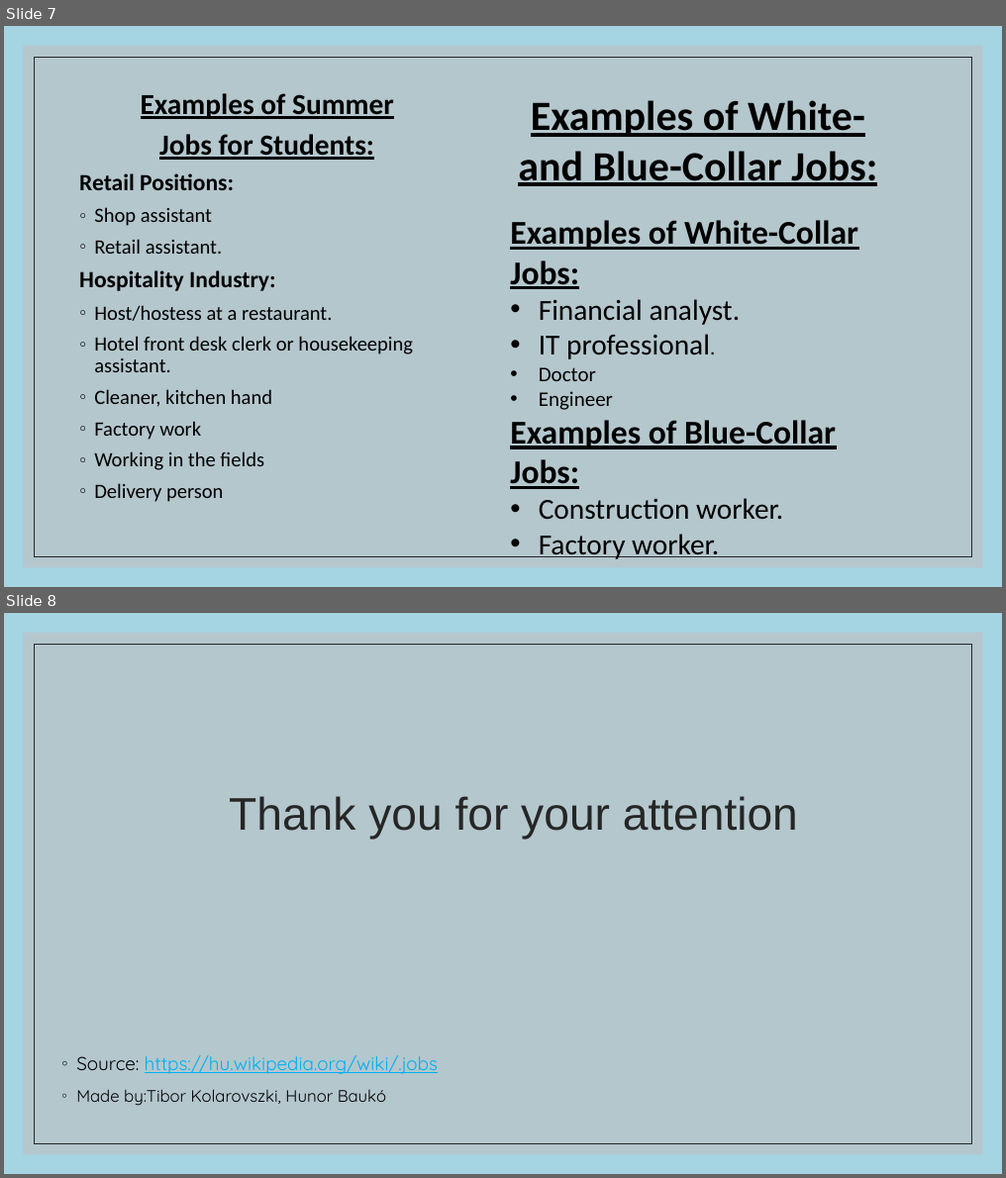
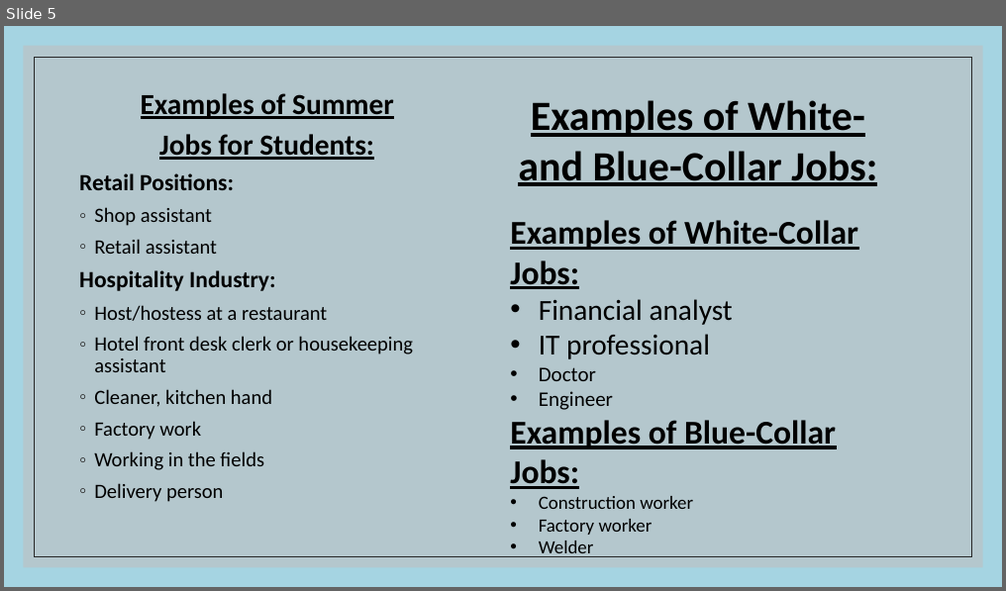
Before and after one commit to Palacsinta002/12.C_Erettsegi, a slide deck: Angol/jobs_KT_BH_Angol_2_ppt.pptx. Shown one above the other, each under a label of ours: slides 7 and 8 before the commit, slide 5 after it. The pictures are 1006x1178 and 1006x591 pixels, drawn with LibreOffice and Linux fonts; fonts in the diff are those of the drawing. Boxes give left, top, right and bottom in pixels: in the first picture for what was removed or moved away, otherwise in the second. Text is boxed around its words. In the diff, an @@ line names an element or a change of style, - is before the commit and + after.

```diff
--- a/Angol/jobs_KT_BH_Angol_2_ppt.pptx
+++ b/Angol/jobs_KT_BH_Angol_2_ppt.pptx
@@ slide 8 removed at (4,613,1002,1174), background #A5D4E2; not listed: 2 template elements that a slide beside it also shows @@
@@ title removed at (229,796,798,839) @@
-Thank you for your attention
@@ text removed at (76,1056,438,1106) @@
-◦ Source: https://hu.wikipedia.org/wiki/.jobs
-◦ Made by:Tibor Kolarovszki, Hunor Baukó
@@ what was slide 7 is now slide 5 @@
@@ slide 5 changed as well @@
@@ text at (94,239,217,254): text changed @@
-◦ Retail assistant.
+◦ Retail assistant
@@ text at (94,305,413,372): text changed @@
-◦ Host/hostess at a restaurant.
-◦ Hotel front desk clerk or housekeeping assistant.
+◦ Host/hostess at a restaurant
+◦ Hotel front desk clerk or housekeeping assistant
@@ text at (539,299,733,360): text changed @@
-• Financial analyst.
-• IT professional.
+• Financial analyst
+• IT professional
@@ text at (539,496,693,558): text changed; size 28 to 18 pt @@
-• Construction worker.
-• Factory worker.
+• Construction worker
+• Factory worker
+• Welder
```
Also in this commit, not shown: 4 other slides changed, 2 other slides removed, 10 other files.
